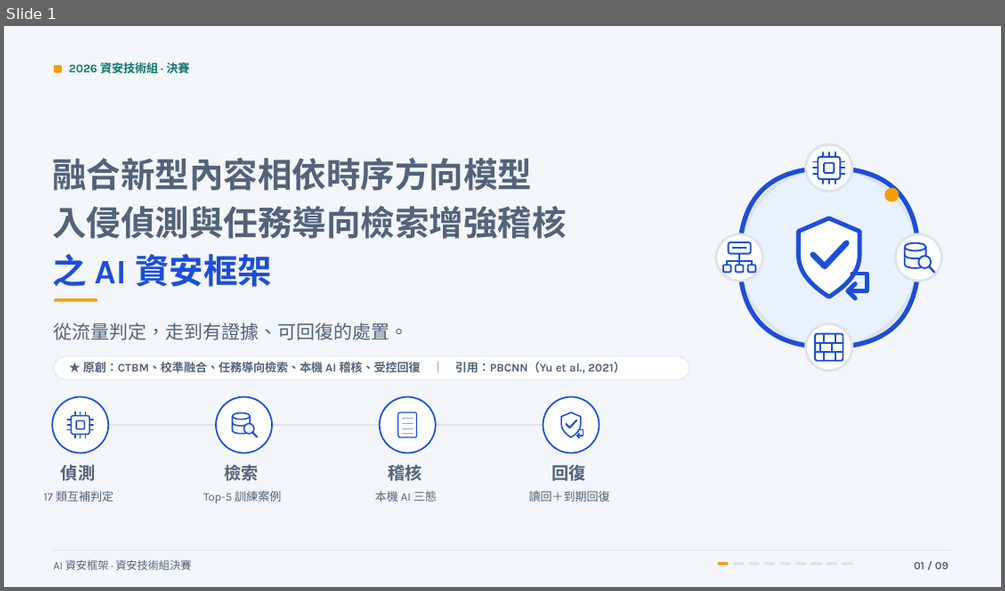
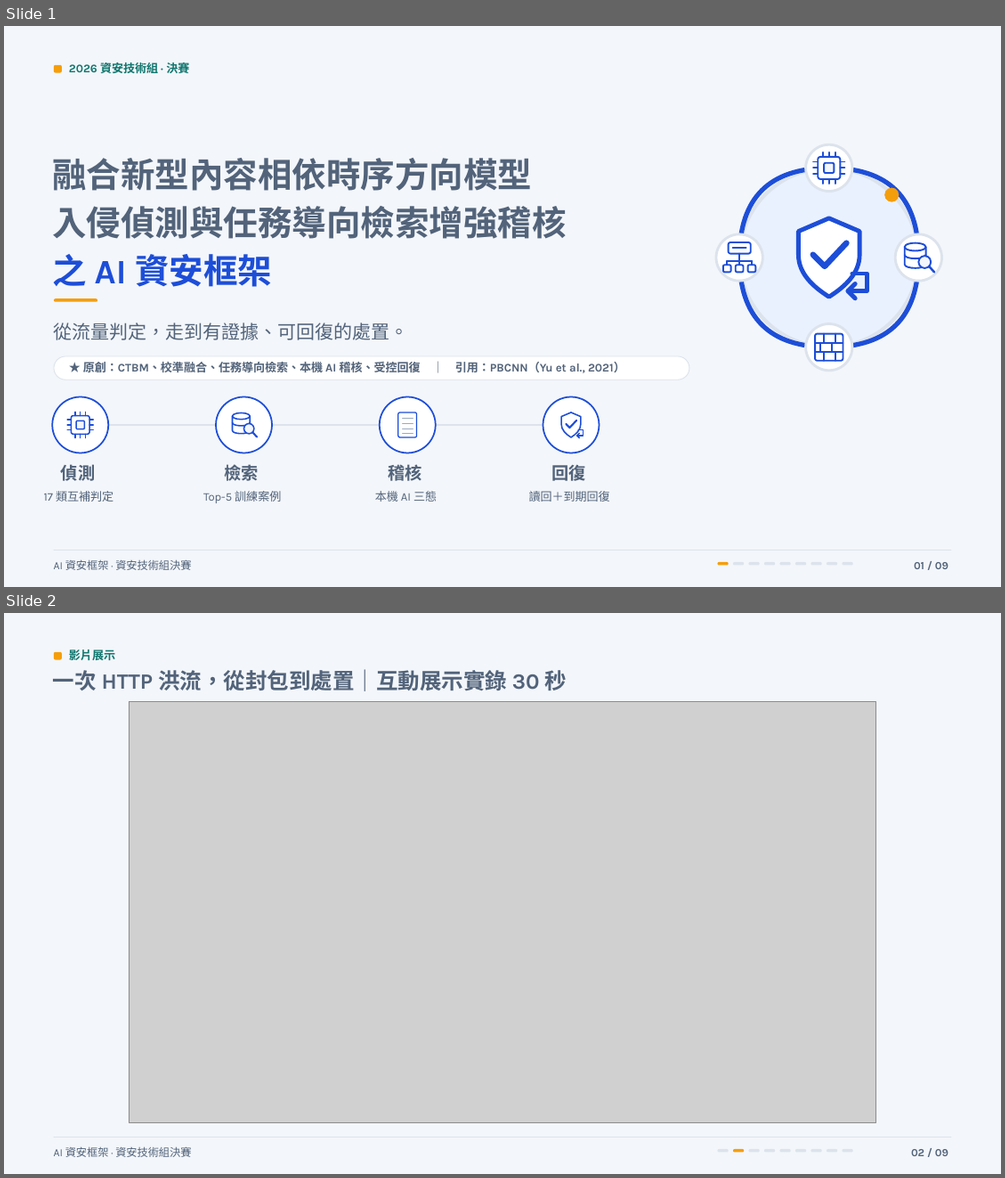
Before and after one commit to Lily09-project/innoserve-competition, a slide deck: deliverables/決賽簡報_AI資安框架.pptx. Shown one above the other, each under a label of ours: slide 1 before the commit, slides 1 and 2 after it. The pictures are 1005x591 and 1005x1178 pixels, drawn with LibreOffice and Linux fonts; fonts in the diff are those of the drawing; grey boxes stand for pictures. Boxes give left, top, right and bottom in pixels: in the first picture for what was removed or moved away, otherwise in the second. Text is boxed around its words. In the diff, an @@ line names an element or a change of style, - is before the commit and + after.

```diff
--- a/deliverables/決賽簡報_AI資安框架.pptx
+++ b/deliverables/決賽簡報_AI資安框架.pptx
@@ slide 2 added at [4,613,1001,1174], background #F3F6FA @@
@@ rounded rectangle added at [54,652,62,659], fill #F59E0B @@
@@ text added at [69,649,115,660], 11.2 pt, text #0F766E, bold @@
+影片展示
@@ text added at [53,669,567,691], 21 pt, text #52637A, bold @@
+一次 HTTP 洪流，從封包到處置｜互動展示實錄 30 秒
@@ picture added at [129,702,877,1122] @@
@@ group added at [54,1136,952,1157]: 9 rounded rectangles, 2 texts, 1 freeform shape @@
+AI 資安框架 · 資安技術組決賽
+02 / 09
```
Also in this commit, not shown: 1 slide changed, 2 other slides added, 3 slides removed, 19 other files.
